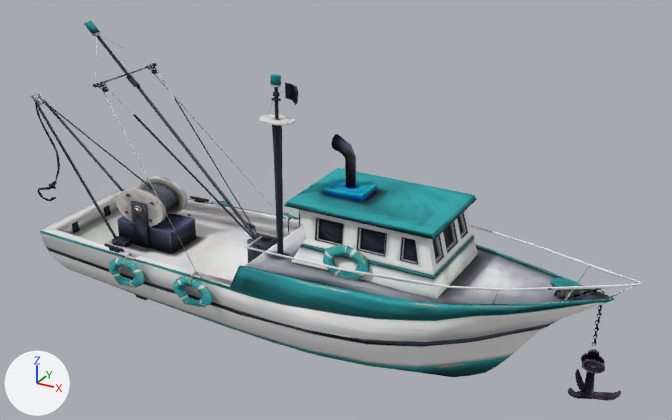
The glTF model game/models/biome2/a24_boat_a.glb: old version first, new version second.
One viewpoint serves both versions: a 50 mm camera at (0.653, -1.037, 0.667) aimed at (0.065, 0.033, 0.132). Every picture has the same lights, and +X, +Y and +Z are marked at lower left. The picture after the commit comes second. Vertices at exactly the same position are counted once.

In view in the first picture: 'body'.
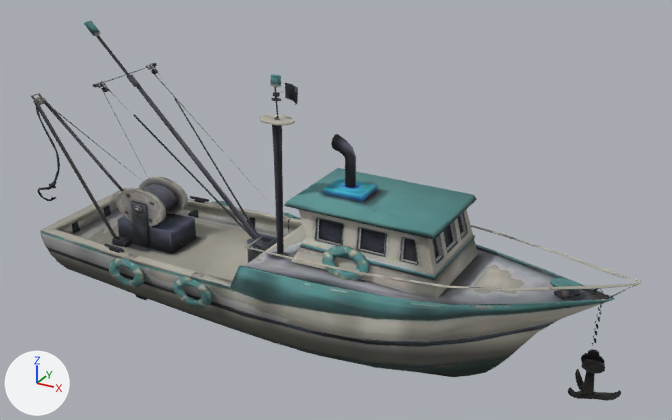
Edits to the bpy script that builds the scene:
```text
Add img_paint_a24_boat_a:
    img_paint_a24_boat_a = load_image('paint_a24_boat_a', '_unpacked/paint_a24_boat_a', 1024, 1024, 'sRGB')
Add mat_fh_a24_boat_a:
    mat_fh_a24_boat_a = principled_material('fh_a24_boat_a')
    mat_fh_a24_boat_a.texture = img_paint_a24_boat_a
    mat_fh_a24_boat_a.roughness = 0.92
Change me_object_0:
    used by ob_body; location = (0.0, 0.0, 0.0)
    remove me_object_0.from_pydata(...)  # 3670 vertices, 3995 faces; spans x -0.5..0.5, y -0.134..0.134, z -0.09..0.367
    add me_object_0.from_pydata(...)  # 3581 vertices, 3999 faces; spans x -0.5..0.5, y -0.134..0.134, z -0.09..0.367
    me_object_0 part 1: 120 vertices moved from x -0.463..0.494, y -0.132..0.132, z -0.09..0.29 to x -0.462..0.495, y -0.131..0.131, z -0.09..0.289; 655 vertices removed from x -0.478..0.498, y -0.131..0.131, z -0.09..0.365; 587 vertices added at x -0.495..0.498, y -0.131..0.131, z -0.09..0.366
    me_object_0 part 2: 1482 faces spanning x -0.5..0.5, y -0.133..0.133, z -0.09..0.367 switch from mat_material to mat_fh_a24_boat_a (picture img_paint_a24_boat_a)
    me_object_0 part 3: 828 faces spanning x -0.39..0.496, y -0.134..0.134, z -0.076..0.141 switch from mat_material_1 to mat_fh_a24_boat_a (picture img_paint_a24_boat_a)
    other edits to the shape of me_object_0 do not show in these pictures
```

Changed parts and their boxes (x1, y1, x2, y2) in the pictures (672 x 420 px; the box of a moved part takes in the faces that stretch with it):
part 1 of me_object_0, moved or reshaped: before (34, 22, 642, 401); after (33, 21, 642, 401)
part 2 of me_object_0, recoloured: (31, 21, 641, 299) in both
part 3 of me_object_0, recoloured (darker): (42, 188, 636, 401) in both
